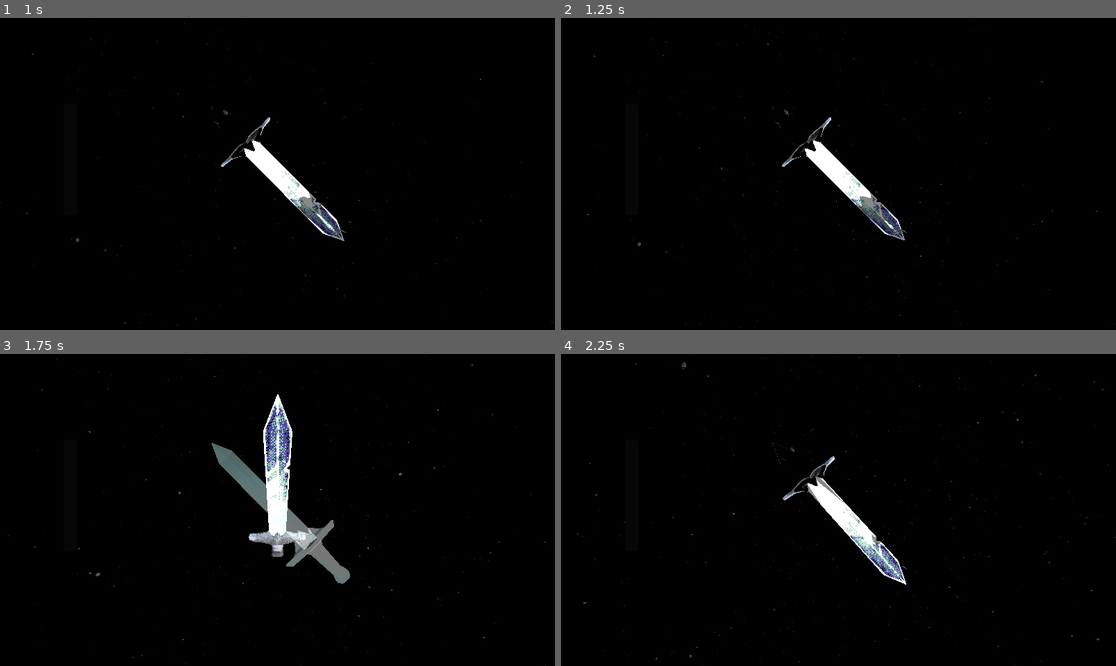
Above: before the commit, frames 1-4 (two rows, left to right).
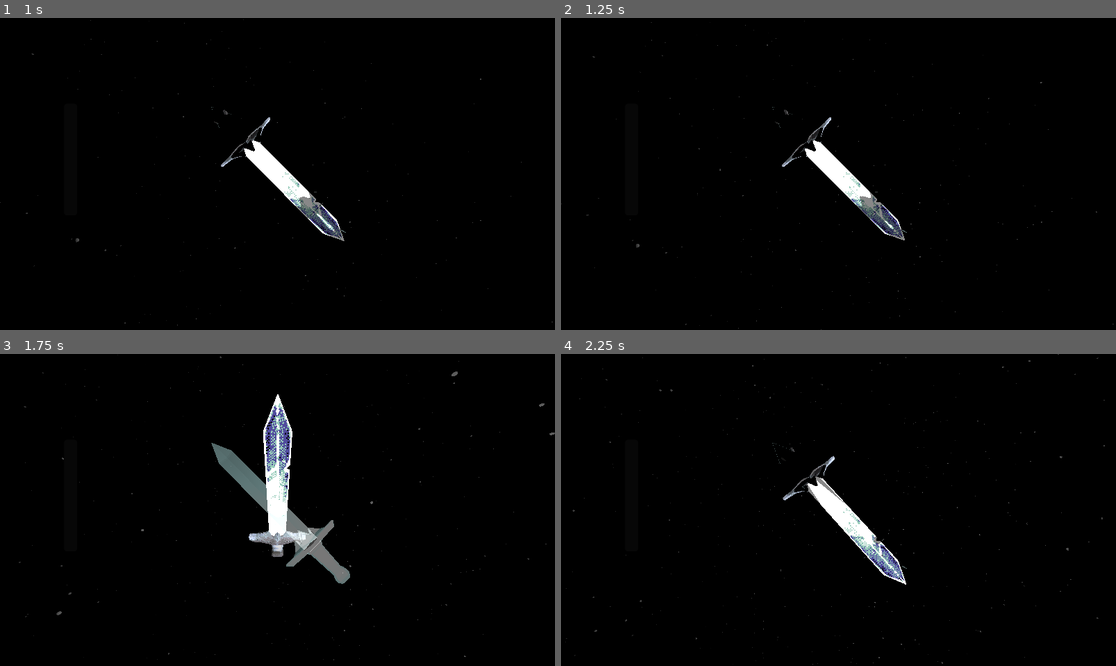
Above: after the commit, the same moments.

Repository: Lukko-Digital/Bladebearer
Game: Godot game, scene res://src/main.tscn
Two runs of this game, one before a commit and one after it. Both use one fixed random seed, a clock stepped at 60 frames per second and the inputs below.
Inputs:
- Up to frame 1 (1 s): hold D (right) from 0.53 s (still down); hold Shift (shift) from 0.53 s (still down)
- Up to frame 2 (1.25 s): keep holding D (right); keep holding Shift (shift)
- Up to frame 3 (1.75 s): release D (right) at 1.28 s; release Shift (shift) at 1.28 s; hold S (backward) from 1.28 s (still down); tap Space (space) at 1.35 s
- Up to frame 4 (2.25 s): release S (backward) at 2.03 s; hold D (right) from 2.03 s (still down); hold Shift (shift) from 2.03 s (still down)

Frame 1 is identical in both runs. In frame 2, 0.1% of the frame differs, in the area x 0-100%, y 0-100%; in frame 3, 0.2%; in frame 4, 0.3%.

Commit message:
making arm length a const, tweak swing timing

Diff:
--- a/src/swing_arm.gd
+++ b/src/swing_arm.gd
@@ -1,24 +1,24 @@
 extends Node3D
 class_name SwingArm
+
+const SWING_ARM_LENGTH = 4
 
 @onready var arm: Node3D = %Arm
 
 var repositioning = false
 
+func _ready() -> void:
+	arm.position.y = SWING_ARM_LENGTH
+
 func move_to_swing_position(target_rotation: Vector3):
 	repositioning = true
 	# order matters, rotate z, then x
-	global_position = Vector3.DOWN.rotated(
+	global_position = Vector3.UP.rotated(
 		Vector3.BACK, deg_to_rad(target_rotation.z)
 	).rotated(
 		Vector3.RIGHT, deg_to_rad(target_rotation.x)
-	) * -arm.position.y
-
-	rotation_degrees = Vector3(
-		target_rotation.x - 180,
-		0,
-		-target_rotation.z
-	)
+	) * -SWING_ARM_LENGTH
+	rotation_degrees = target_rotation
 	repositioning = false
 
 func windup() -> Tween:
@@ -27,8 +27,8 @@
 	windup_tween.tween_property(
 		self,
 		"rotation_degrees",
-		rotation_degrees - Vector3(0, 0, 40),
-		4
+		rotation_degrees - Vector3(0, 0, 20),
+		3
 	).set_trans(Tween.TRANS_CUBIC).set_ease(Tween.EASE_IN_OUT)
 	return windup_tween
 
@@ -46,7 +46,7 @@
 		swing_tween.tween_property(
 			self,
 			"rotation_degrees",
-			rotation_degrees + Vector3(0, 0, 120),
+			rotation_degrees + Vector3(0, 0, 60),
 			1
 		).set_trans(Tween.TRANS_CUBIC).set_ease(Tween.EASE_IN_OUT)
 
